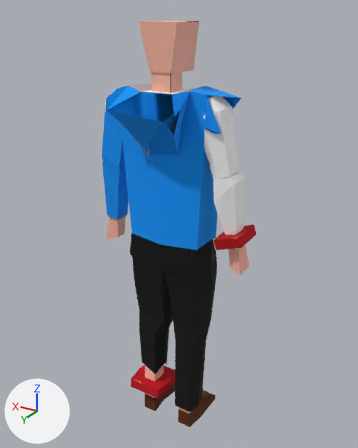
An edit to the glTF model Import/Player.glb, drawn before and after from the same camera.
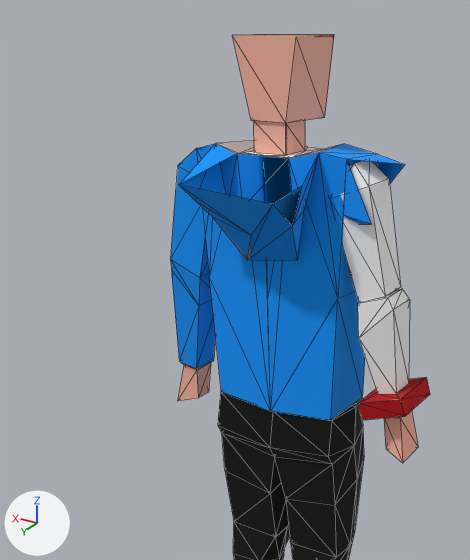
There are two pictures of each version: one whole from a 50 mm camera at (-0.974, 1.602, 1.76) aimed at (-0.015, 0.004, 0.96), one close up on the part from 0% to 78% of the width and 0% to 74% of the height. The axes (+X, +Y, +Z) are drawn at lower left. The lights are the same throughout. The close-ups show mesh edges as thin lines. Vertices at the same position are counted once.
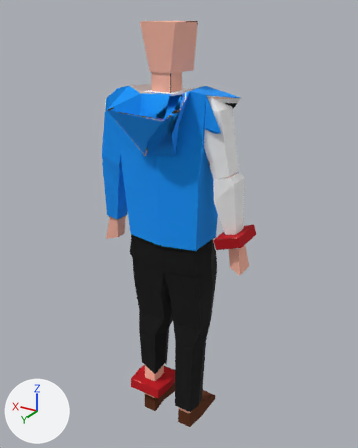
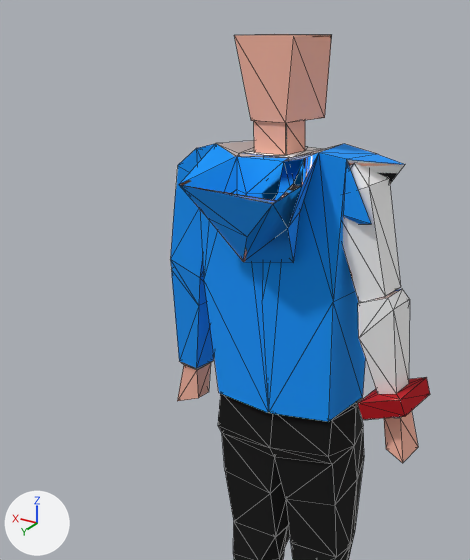
Boxes (x1, y1, x2, y2) around the edits, measured in the close-ups (470 x 560 px):
part 1 of me_cube_001, built on
    before: (179, 144, 377, 420)
    after: (179, 144, 405, 422)

Diff of the bpy script that builds the scene:
```diff
--- a/Import/Player.glb.py
+++ b/Import/Player.glb.py
@@ me_cube_001 @@
 # used by ob_cube; location = (0.0, 0.0, 0.0)
-me_cube_001.from_pydata(...)  # 291 vertices, 557 faces; spans x -0.33..0.32, y -0.13..0.25, z 0.0..1.73
+me_cube_001.from_pydata(...)  # 306 vertices, 593 faces; spans x -0.33..0.32, y -0.13..0.25, z 0.0..1.73
+# me_cube_001 part 1
+# 6 faces are deleted
+# 10 vertices in x -0.17..0.17, y 0.11..0.21, z 1.19..1.39 move by (0.0, 0.02, 0.0)
+# 5 vertices in x -0.15..0.15, y 0.1..0.18, z 0.91..1.4 move by (0.0, 0.01, 0.0)
+# 4 vertices move within x -0.17..0.17, y -0.08..-0.04, z 1.2..1.21
+# 15 vertices are added at x -0.11..0.07, y 0.14..0.21, z 1.37..1.5
+# 42 new faces join them
 me_cube_001.materials.append(mat_material)
```
